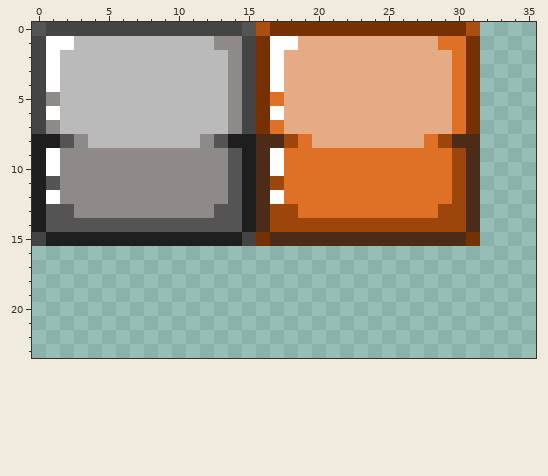
Two states of a pixel-art file, Spiceholic2025/App/image/block.aseprite. This is how it looked before the edit.
128x128 pixels, 1 frame. Shown: x 0..35, y 0..23.
After the commit:
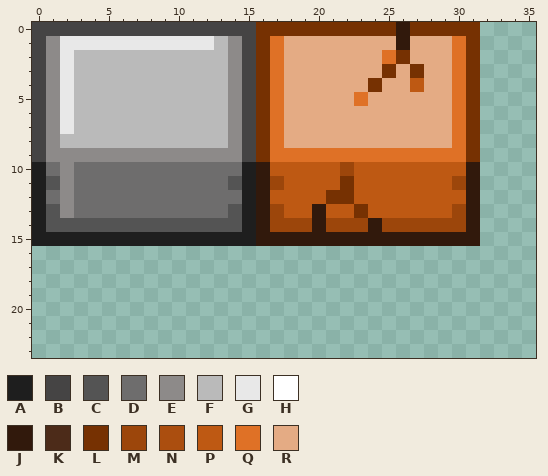
Palette (. is transparent): A #1e1e1e  B #454444  C #545454  D #6e6d6d  E #8d8a89  F #bababa  G #e8e8e8  H #ffffff  J #31190c  K #4c2b19  L #763102  M #9c460b  N #ab4e0f  P #be5913  Q #df7126  R #e4ab84
Change:
{"where": "layer \"Layer 1\""}
{"y":0,"x":0,"old":"C","new":"B"}
{"y":0,"x":15,"old":"CN","new":"BL"}
{"y":0,"x":26,"old":"L","new":"J"}
{"y":0,"x":31,"old":"N","new":"L"}
{"y":1,"x":1,"old":"HHFFFFFFFFFFE","new":"EGGGGGGGGGGGF"}
{"y":1,"x":17,"old":"HH","new":"QR"}
{"y":1,"x":26,"old":"R","new":"J"}
{"y":1,"x":29,"old":"Q","new":"R"}
{"y":2,"x":1,"old":"HF","new":"EG"}
{"y":2,"x":17,"old":"H","new":"Q"}
{"y":2,"x":25,"old":"RR","new":"QL"}
{"y":3,"x":1,"old":"HF","new":"EG"}
{"y":3,"x":17,"old":"H","new":"Q"}
{"y":3,"x":25,"old":"R","new":"L"}
{"y":3,"x":27,"old":"R","new":"L"}
{"y":4,"x":1,"old":"HF","new":"EG"}
{"y":4,"x":17,"old":"H","new":"Q"}
{"y":4,"x":24,"old":"R","new":"L"}
{"y":4,"x":27,"old":"R","new":"P"}
{"y":5,"x":2,"old":"F","new":"G"}
{"y":5,"x":23,"old":"R","new":"Q"}
{"y":6,"x":1,"old":"HF","new":"EG"}
{"y":6,"x":17,"old":"H","new":"Q"}
{"y":7,"x":2,"old":"F","new":"G"}
{"y":8,"x":0,"old":"AACE","new":"BEFF"}
{"y":8,"x":12,"old":"ECAAKKMQ","new":"FFEBLQRR"}
{"y":8,"x":28,"old":"QMKK","new":"RRQL"}
{"y":9,"x":0,"old":"AH","new":"BE"}
{"y":9,"x":14,"old":"CAKH","new":"EBLQ"}
{"y":9,"x":30,"old":"MK","new":"QL"}
{"y":10,"x":1,"old":"H","new":"D"}
{"y":10,"x":3,"old":"EEEEEEEEEEEC","new":"DDDDDDDDDDDD"}
{"y":10,"x":16,"old":"KHQQQQQQQQQQQQMK","new":"JPPPPPMPPPPPPPPJ"}
{"y":11,"x":3,"old":"EEEEEEEEEEE","new":"DDDDDDDDDDD"}
{"y":11,"x":16,"old":"K","new":"J"}
{"y":11,"x":18,"old":"QQQQQQQQQQQQ","new":"PPPPLPPPPPPP"}
{"y":11,"x":31,"old":"K","new":"J"}
{"y":12,"x":1,"old":"H","new":"D"}
{"y":12,"x":3,"old":"EEEEEEEEEEEC","new":"DDDDDDDDDDDD"}
{"y":12,"x":16,"old":"KHQQQQQQQQQQQQMK","new":"JPPPPLLPPPPPPPPJ"}
{"y":13,"x":2,"old":"CEEEEEEEEEEC","new":"EDDDDDDDDDDD"}
{"y":13,"x":16,"old":"K","new":"J"}
{"y":13,"x":18,"old":"MQQQQQQQQQQM","new":"PPJPPLPPPPPP"}
{"y":13,"x":31,"old":"K","new":"J"}
{"y":14,"x":16,"old":"K","new":"J"}
{"y":14,"x":20,"old":"M","new":"J"}
{"y":14,"x":24,"old":"M","new":"J"}
{"y":14,"x":31,"old":"K","new":"J"}
{"y":15,"x":0,"old":"B","new":"A"}
{"y":15,"x":15,"old":"BLKKKKKKKKKKKKKKL","new":"AJJJJJJJJJJJJJJJJ"}
